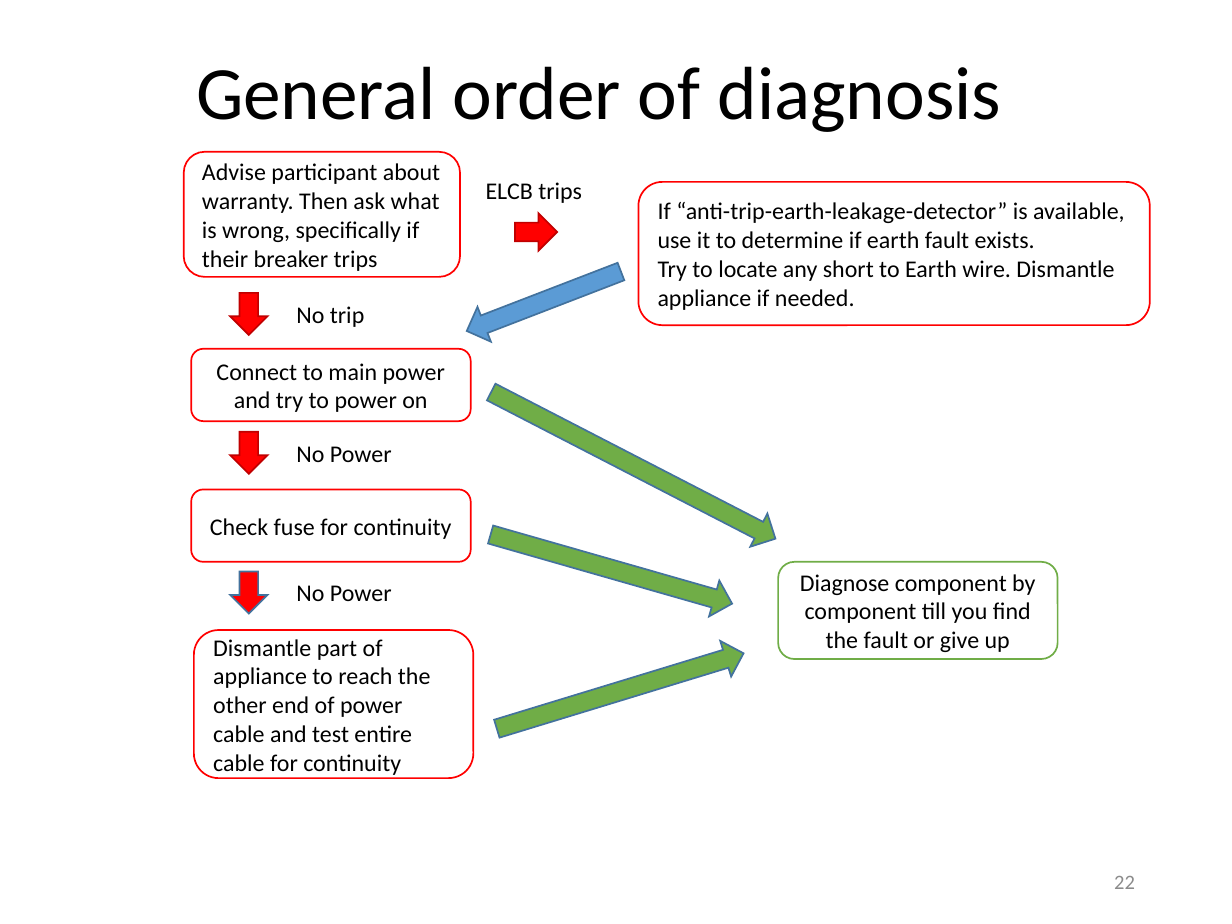
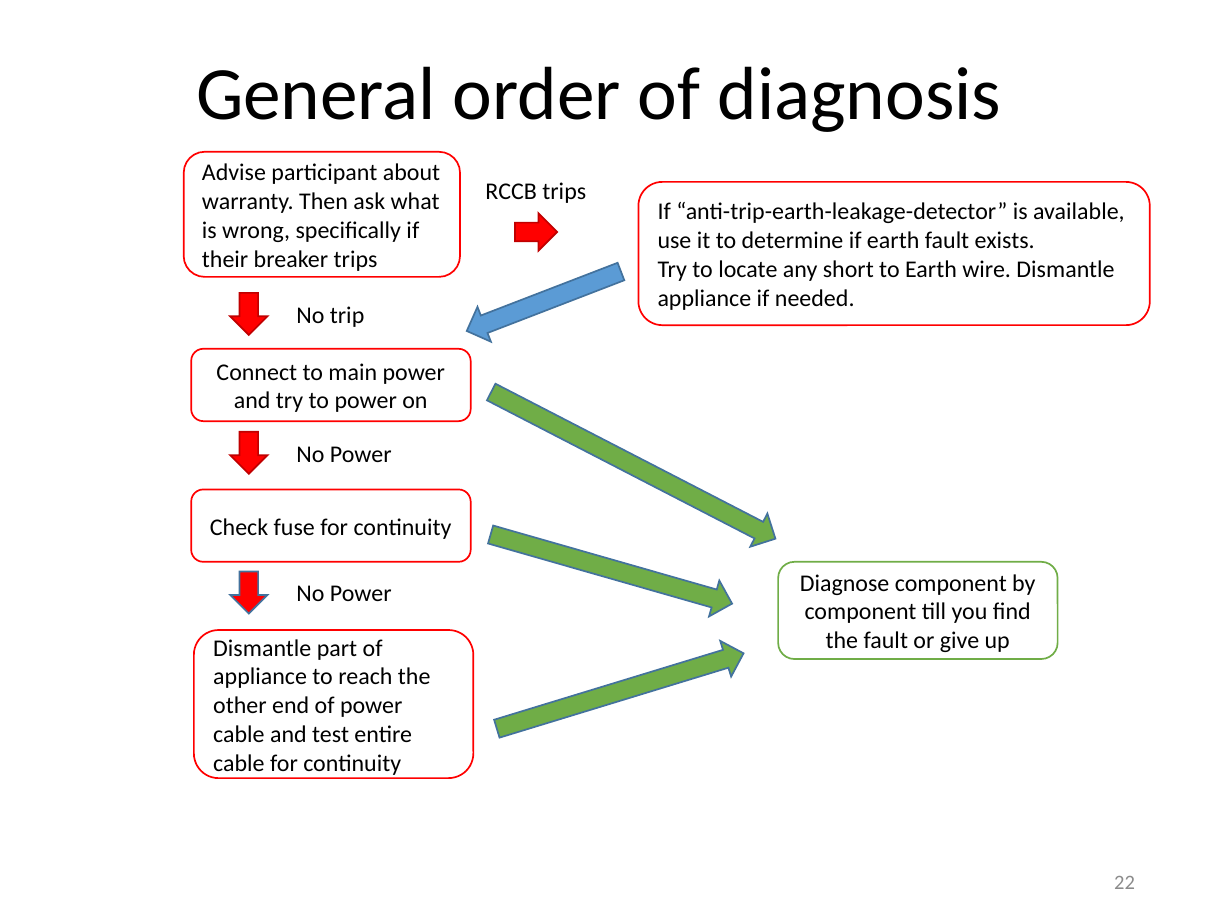
Before and after one commit to wemakerspace/repair-kopitiam-training-and-equipment, a slide deck: slide 22 of training/RK Circuit Breaker Training.pptx. Drawn at 1232x924 pixels with LibreOffice and Linux fonts; fonts in the diff are those of the drawing. Boxes give left, top, right and bottom in pixels: in the first picture for what was removed or moved away, otherwise in the second. Text is boxed around its words. In the diff, an @@ line names an element or a change of style, - is before the commit and + after.

```diff
--- a/training/RK Circuit Breaker Training.pptx
+++ b/training/RK Circuit Breaker Training.pptx
@@ text at (485,182,586,203): text changed @@
-ELCB trips
+RCCB trips
```
Also in this commit, not shown: 9 other slides changed.
